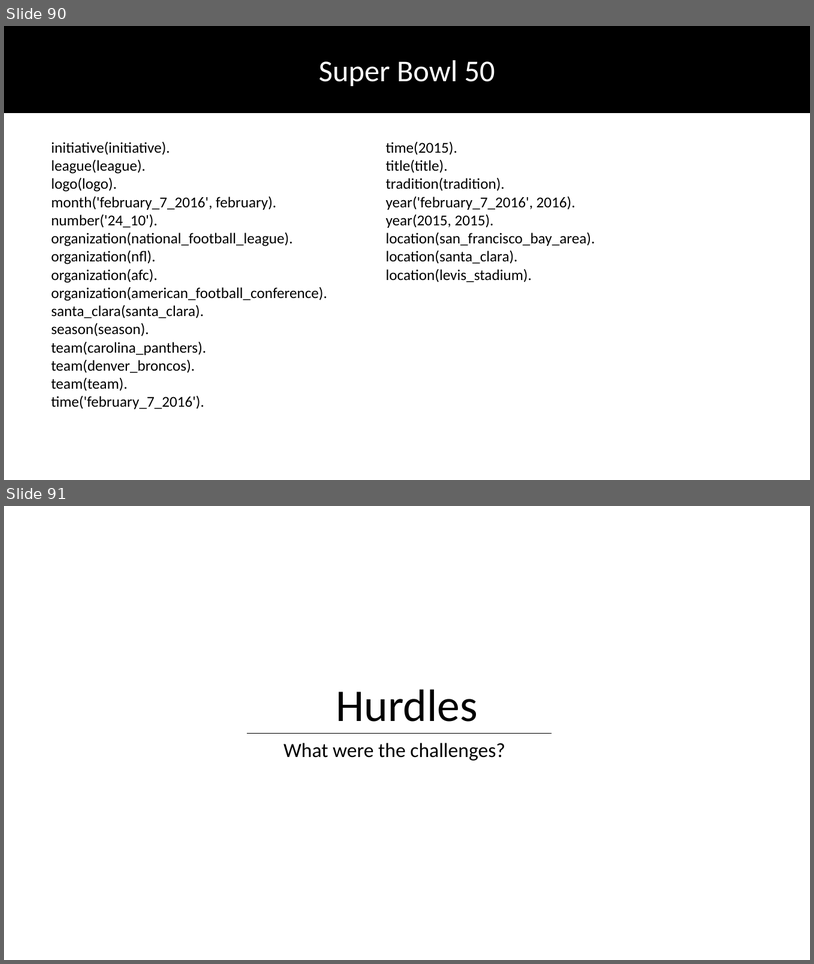
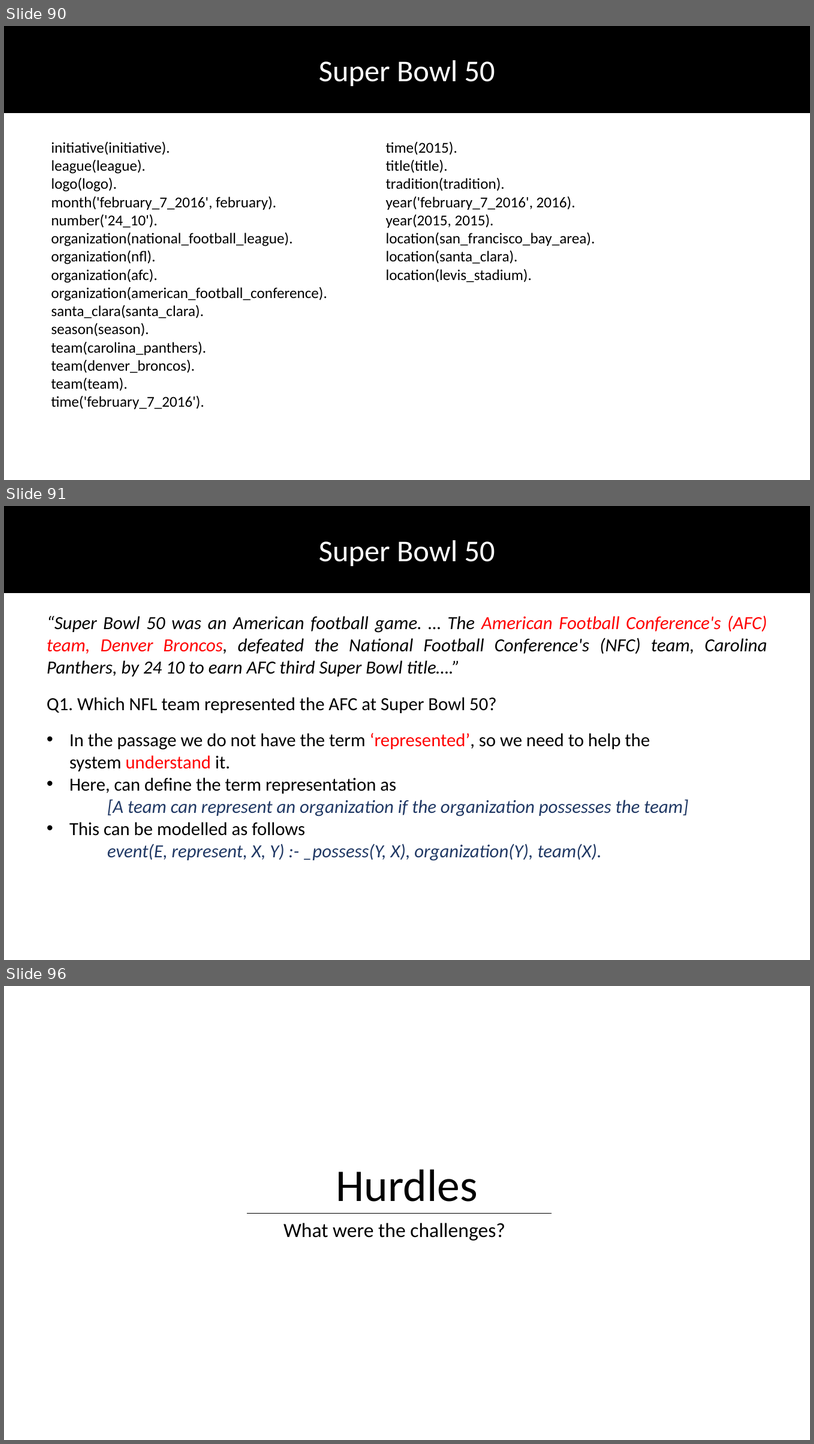
Before and after one commit to DhruvaPendharkar/thesis-project, a slide deck: Notes/ThesisPresentation.pptx. Shown one above the other, each under a label of ours: slides 90 and 91 before the commit, slides 90, 91 and 96 after it; the slides between them are not shown. The pictures are 814x964 and 814x1444 pixels, drawn with LibreOffice and Linux fonts; fonts in the diff are those of the drawing. Boxes give left, top, right and bottom in pixels: in the first picture for what was removed or moved away, otherwise in the second. Text is boxed around its words. In the diff, an @@ line names an element or a change of style, - is before the commit and + after.

```diff
--- a/Notes/ThesisPresentation.pptx
+++ b/Notes/ThesisPresentation.pptx
@@ slide 91 added at (4,506,810,960), background #FFFFFF @@
@@ rectangle added at (4,506,810,592), fill #000000, outline #000000 1 pt @@
@@ text added at (319,540,495,566), 36 pt, text #FFFFFF @@
+Super Bowl 50
@@ text added at (47,616,767,676), 22 pt, text #000000, italic @@
+“Super Bowl 50 was an American football game. … The American Football Conference's (AFC) team, Denver Broncos, defeated the National Football Conference's (NFC) team, Carolina Panthers, by 24 10 to earn AFC third Super Bowl title….”
@@ text added at (47,697,497,713), 22 pt, text #000000 @@
+Q1. Which NFL team represented the AFC at Super Bowl 50?
@@ text added at (69,733,689,861), 22 pt, text #203864 @@
+• In the passage we do not have the term ‘represented’, so we need to help the system understand it.
+• Here, can define the term representation as
+[A team can represent an organization if the organization possesses the team]
+• This can be modelled as follows
+event(E, represent, X, Y) :- _possess(Y, X), organization(Y), team(X).
@@ what was slide 91 is now slide 96 @@
```
Also in this commit, not shown: 4 slides changed, 4 other slides added, 2 other files.
